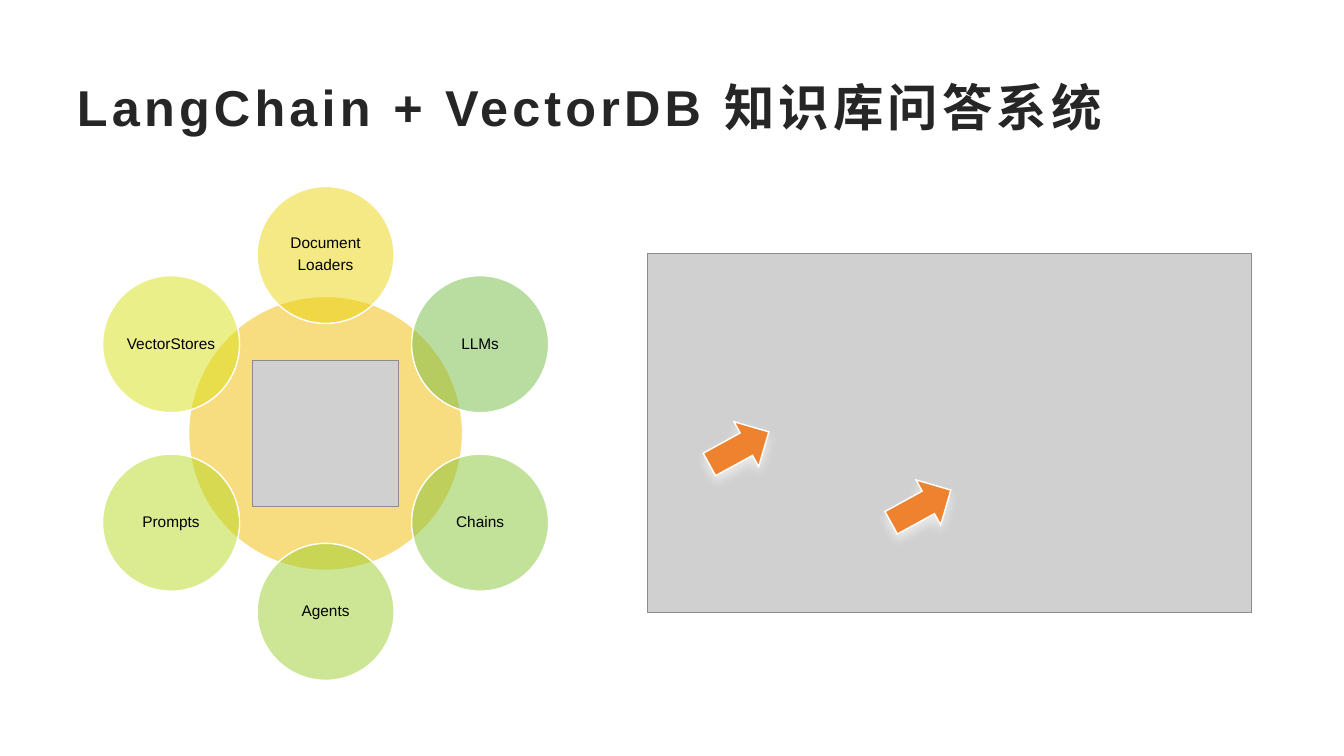
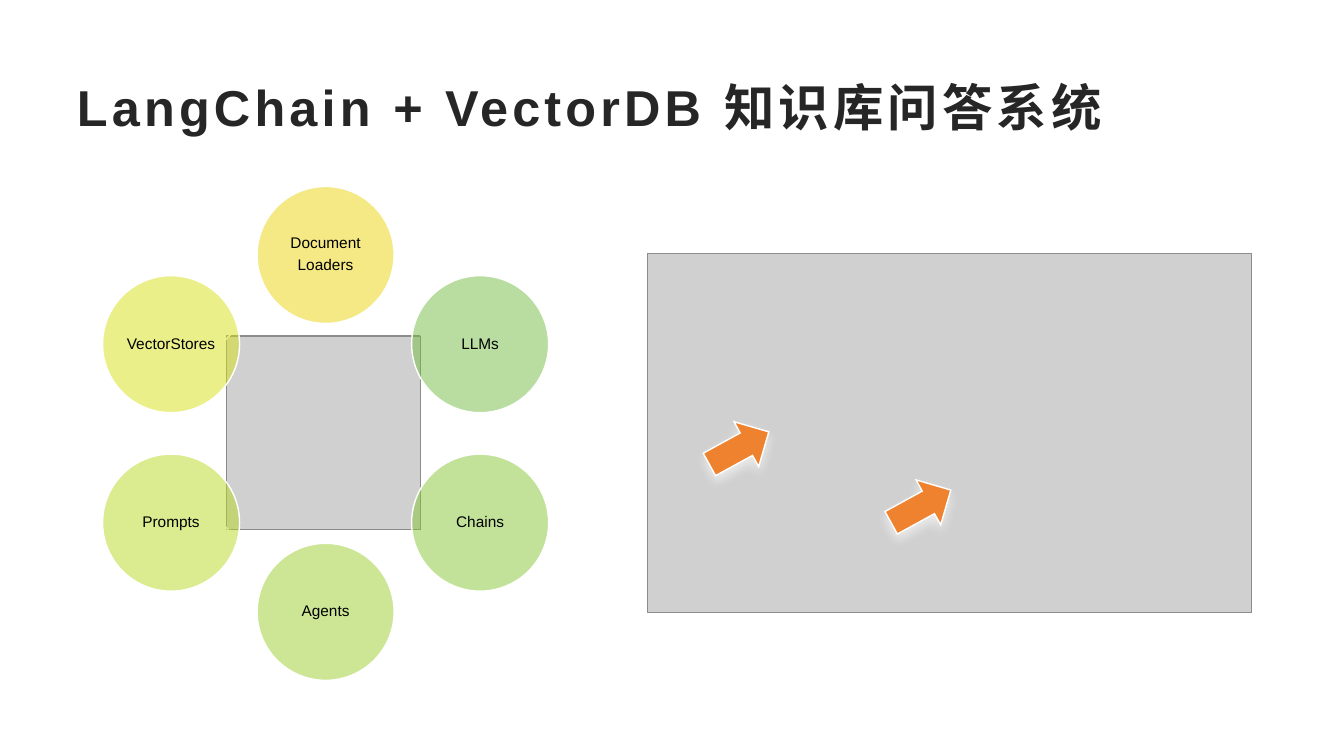
Before and after one commit to SakigamiYang/PyCon, a slide deck: slide 14 of PyCon2023/PyConChina2023-LLM+RAG企业落地-Ai兔兔.pptx. Drawn at 1344x756 pixels with LibreOffice and Linux fonts; fonts in the diff are those of the drawing; grey boxes stand for pictures; background and template pictures are left out. Boxes give left, top, right and bottom in pixels: in the first picture for what was removed or moved away, otherwise in the second. Text is boxed around its words. In the diff, an @@ line names an element or a change of style, - is before the commit and + after.

```diff
--- a/PyCon2023/PyConChina2023-LLM+RAG企业落地-Ai兔兔.pptx
+++ b/PyCon2023/PyConChina2023-LLM+RAG企业落地-Ai兔兔.pptx
@@ ellipse at <box>189,296,463,571</box>: fill #F2BA02 at 50% opacity to none @@
@@ picture: place and size @@
-picture at <box>253,360,399,506</box>
+picture at <box>227,336,420,529</box>
```
Also in this commit, not shown: 13 other slides changed, 1 slide added, 1 other file.
